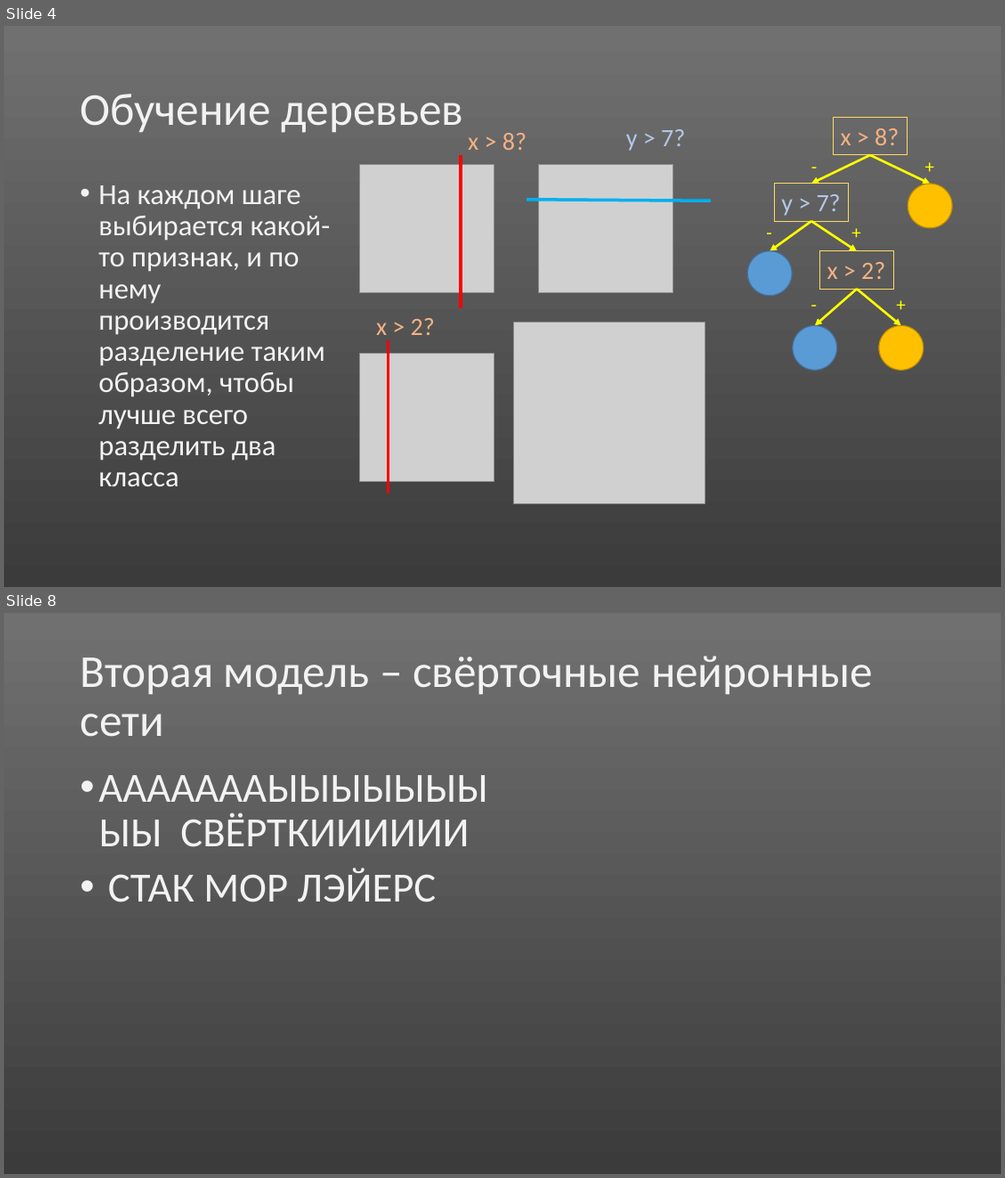
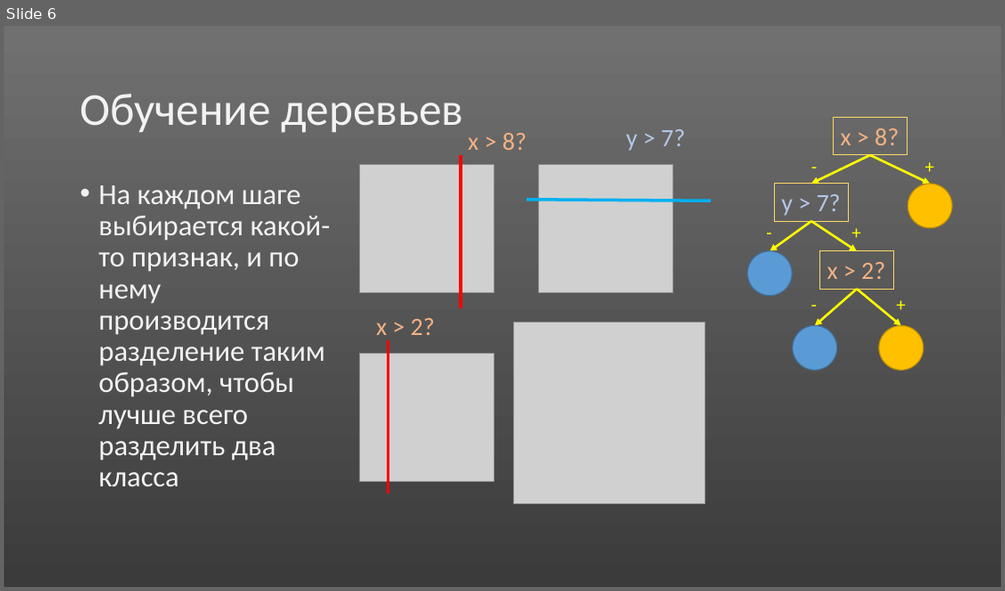
Before and after one commit to abrikos110/school-bla, a slide deck: presentations/voice-rec.pptx. Shown one above the other, each under a label of ours: slides 4 and 8 before the commit, slide 6 after it; the slides between them are not shown. The pictures are 1005x1178 and 1005x591 pixels, drawn with LibreOffice and Linux fonts; fonts in the diff are those of the drawing; grey boxes stand for pictures. Boxes give left, top, right and bottom in pixels: in the first picture for what was removed or moved away, otherwise in the second. Text is boxed around its words. In the diff, an @@ line names an element or a change of style, - is before the commit and + after.

```diff
--- a/presentations/voice-rec.pptx
+++ b/presentations/voice-rec.pptx
@@ slide 8 removed at [4,613,1001,1174], background gradient #707070 to #3B3B3B @@
@@ title removed at [80,656,873,737] @@
-Вторая модель – свёрточные нейронные сети
@@ text removed at [108,812,469,902] @@
-• АААААААЫЫЫЫЫЫЫЫЫ СВЁРТКИИИИИИ
-• СТАК МОР ЛЭЙЕРС
@@ what was slide 4 is now slide 6 @@
```
Also in this commit, not shown: 6 slides changed, 8 slides added.
